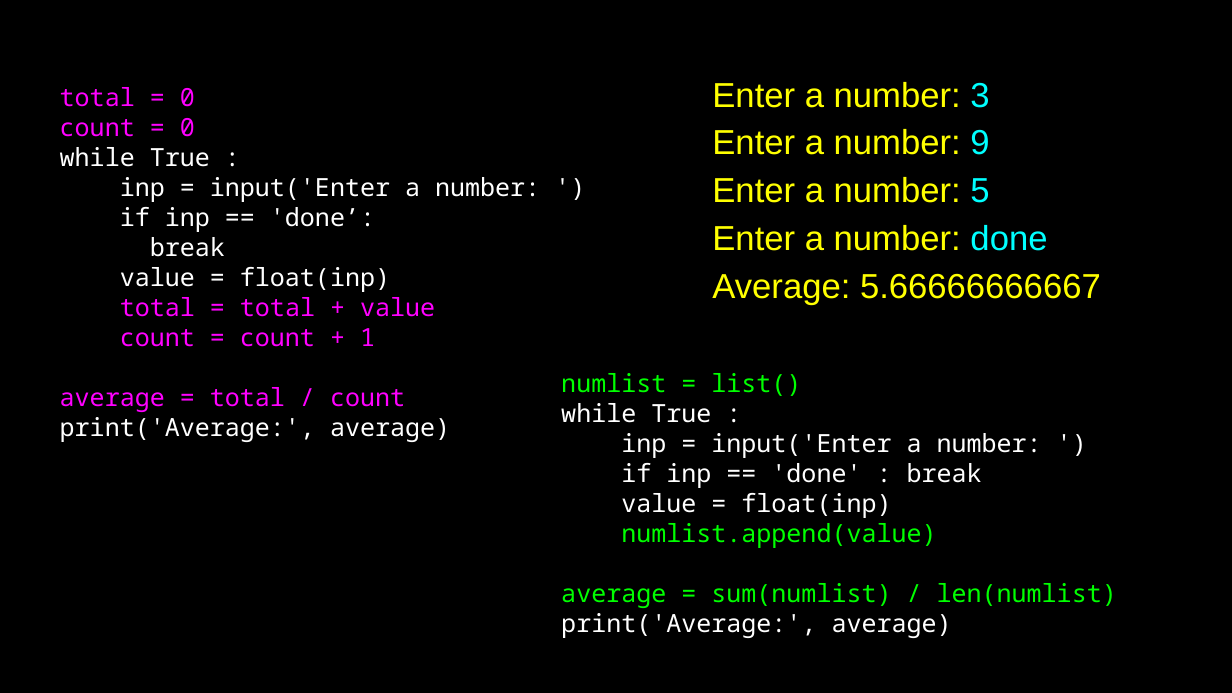
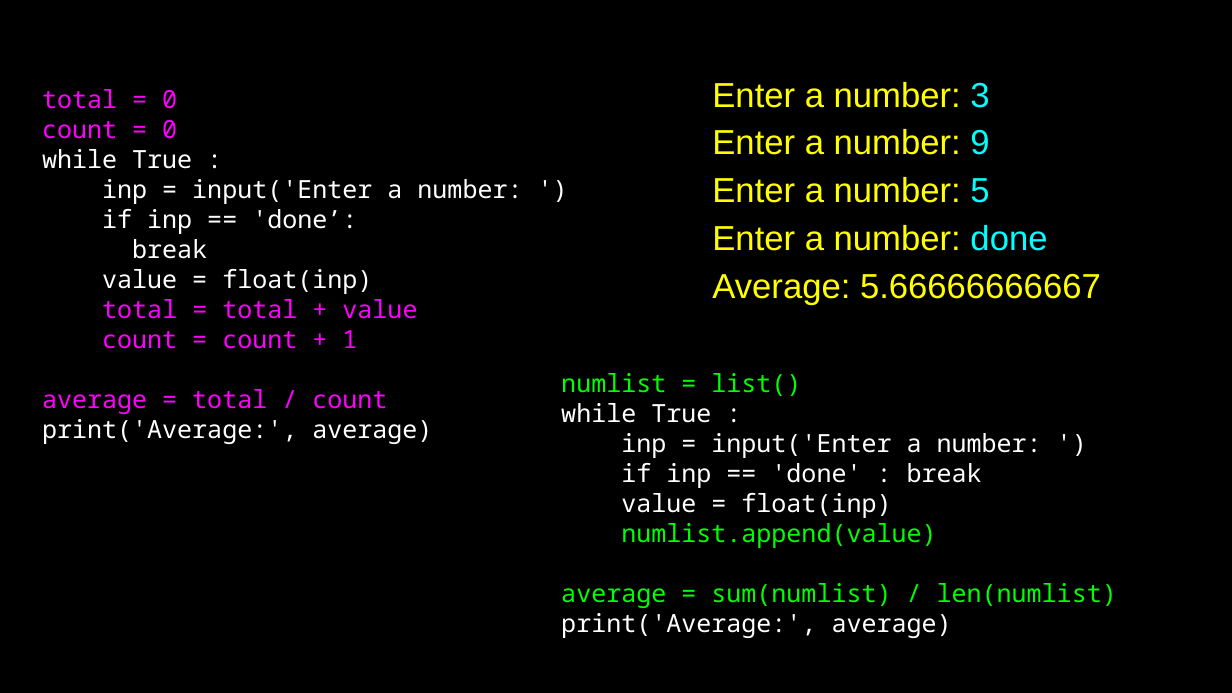
Before and after one commit to jeremypedersen/pythonlearn, a slide deck: slide 21 of slides/Pythonlearn-04-ListsAndDictionaries.pptx. Drawn at 1232x693 pixels with LibreOffice and Linux fonts; fonts in the diff are those of the drawing. Boxes give left, top, right and bottom in pixels: in the first picture for what was removed or moved away, otherwise in the second. Text is boxed around its words. In the diff, an @@ line names an element or a change of style, - is before the commit and + after.

Commit message:
Updated Class 4 slides, added class 4 homework, fixed a mistake in Q2 from homework 3.

```diff
--- a/slides/Pythonlearn-04-ListsAndDictionaries.pptx
+++ b/slides/Pythonlearn-04-ListsAndDictionaries.pptx
@@ text "total = 0": place and size @@
-text "total = 0" at [60, 87, 540, 442]
+text "total = 0" at [42, 89, 522, 444]
```
Also in this commit, not shown: 2 other files.
